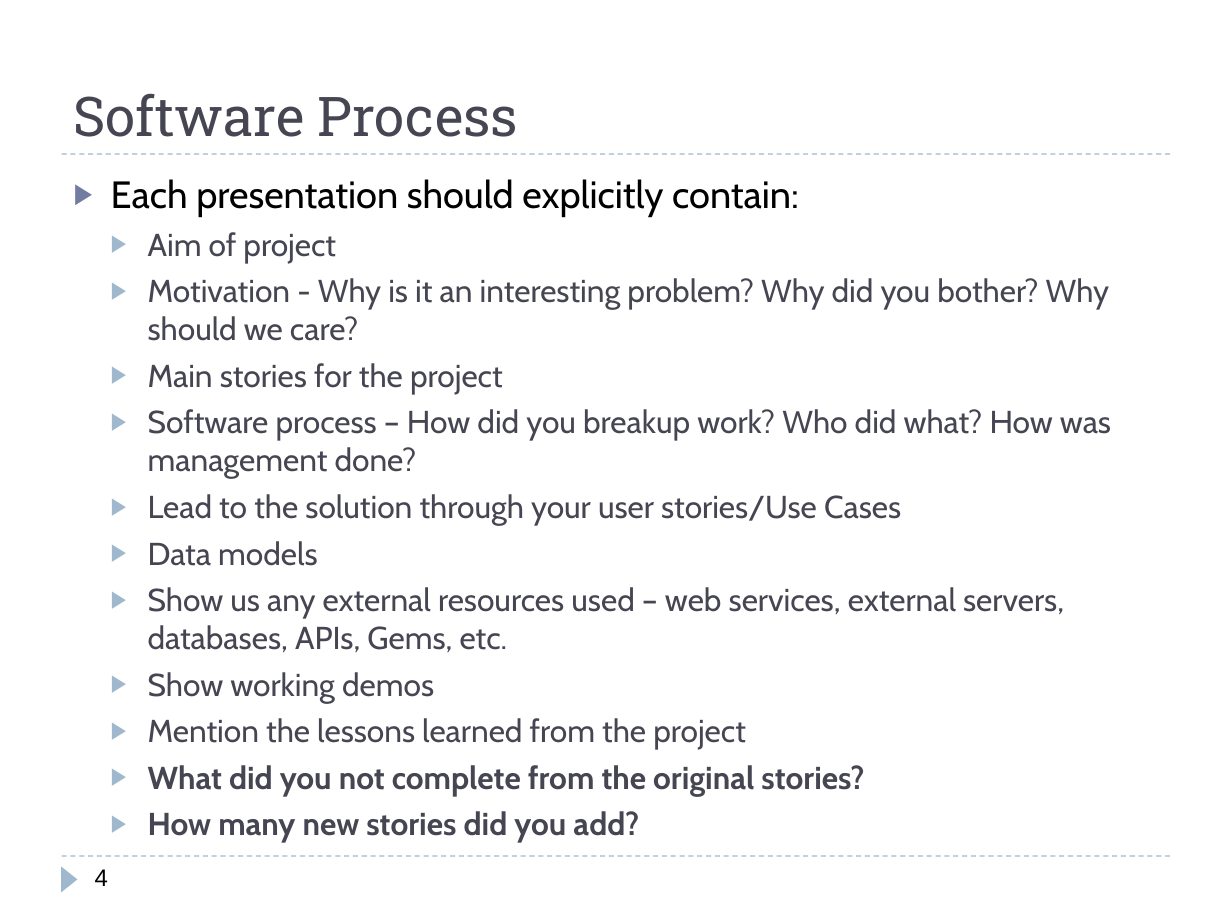
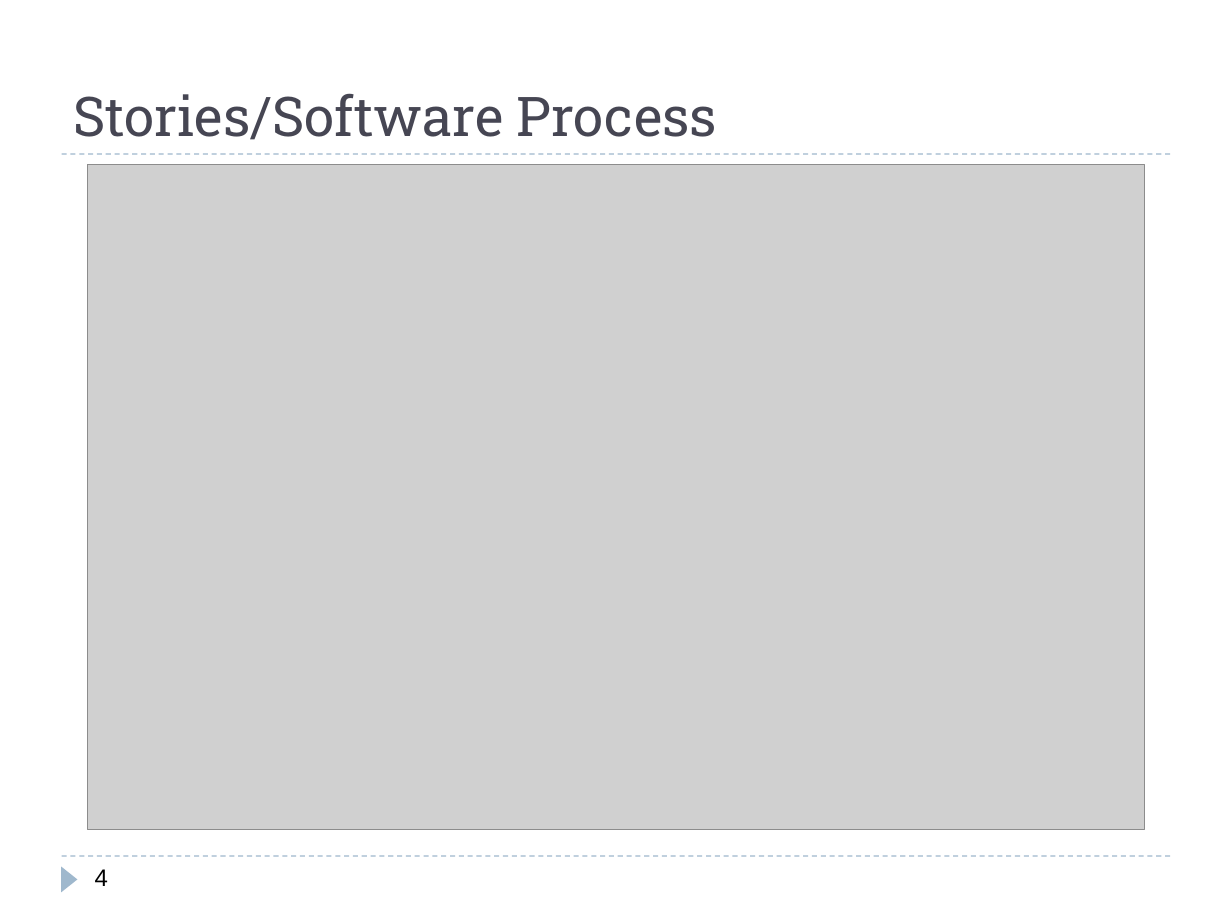
Before and after one commit to Polo08816/AdWebDevProjectRepo, a slide deck: slide 4 of Documents/Presentation.pptx. Drawn at 1232x924 pixels with LibreOffice and Linux fonts; fonts in the diff are those of the drawing; grey boxes stand for pictures. Boxes give left, top, right and bottom in pixels: in the first picture for what was removed or moved away, otherwise in the second. Text is boxed around its words. In the diff, an @@ line names an element or a change of style, - is before the commit and + after.

```diff
--- a/Documents/Presentation.pptx
+++ b/Documents/Presentation.pptx
@@ title at [74,93,717,140]: text changed @@
-Software Process
+Stories/Software Process
@@ picture added at [87,164,1145,829] @@
@@ text removed at [111,179,1111,842] @@
-▶ Each presentation should explicitly contain:
-  ▶ Aim of project
-  ▶ Motivation - Why is it an interesting problem? Why did you bother? Why should we care?
-  ▶ Main stories for the project
-  ▶ Software process – How did you breakup work? Who did what? How was management done?
-  ▶ Lead to the solution through your user stories/Use Cases
-  ▶ Data models
-  ▶ Show us any external resources used – web services, external servers, databases, APIs, Gems, etc.
-  ▶ Show working demos
-  ▶ Mention the lessons learned from the project
-  ▶ What did you not complete from the original stories?
-  ▶ How many new stories did you add?
```
Also in this commit, not shown: 3 other slides changed, 1 slide added.
